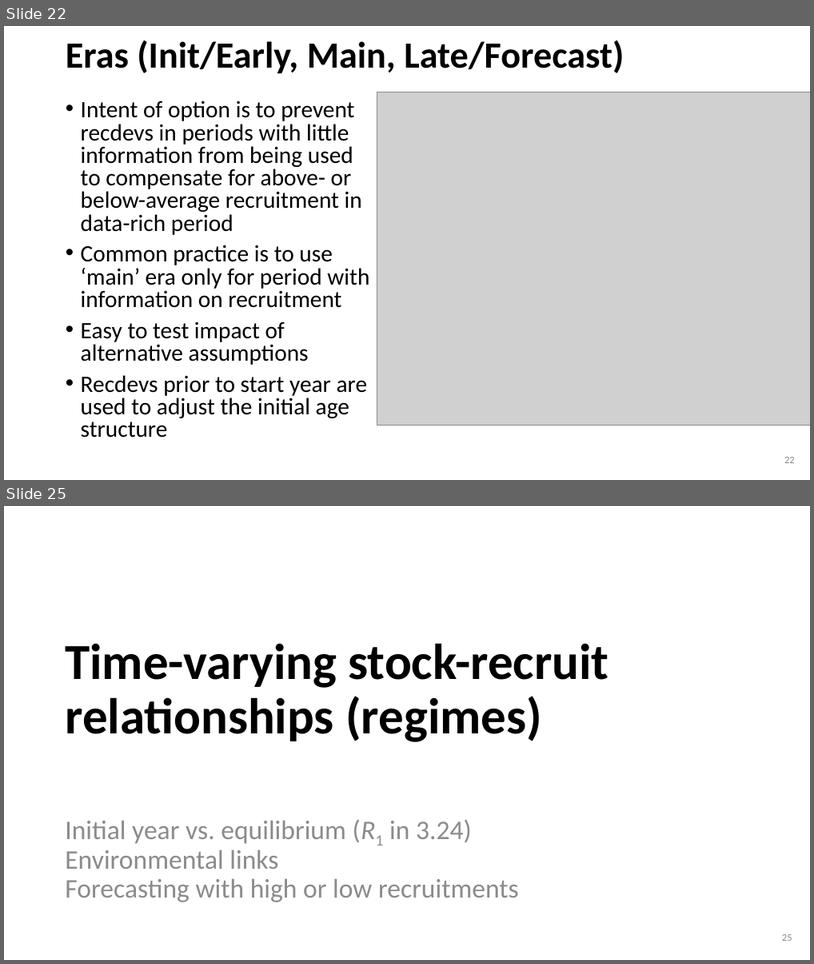
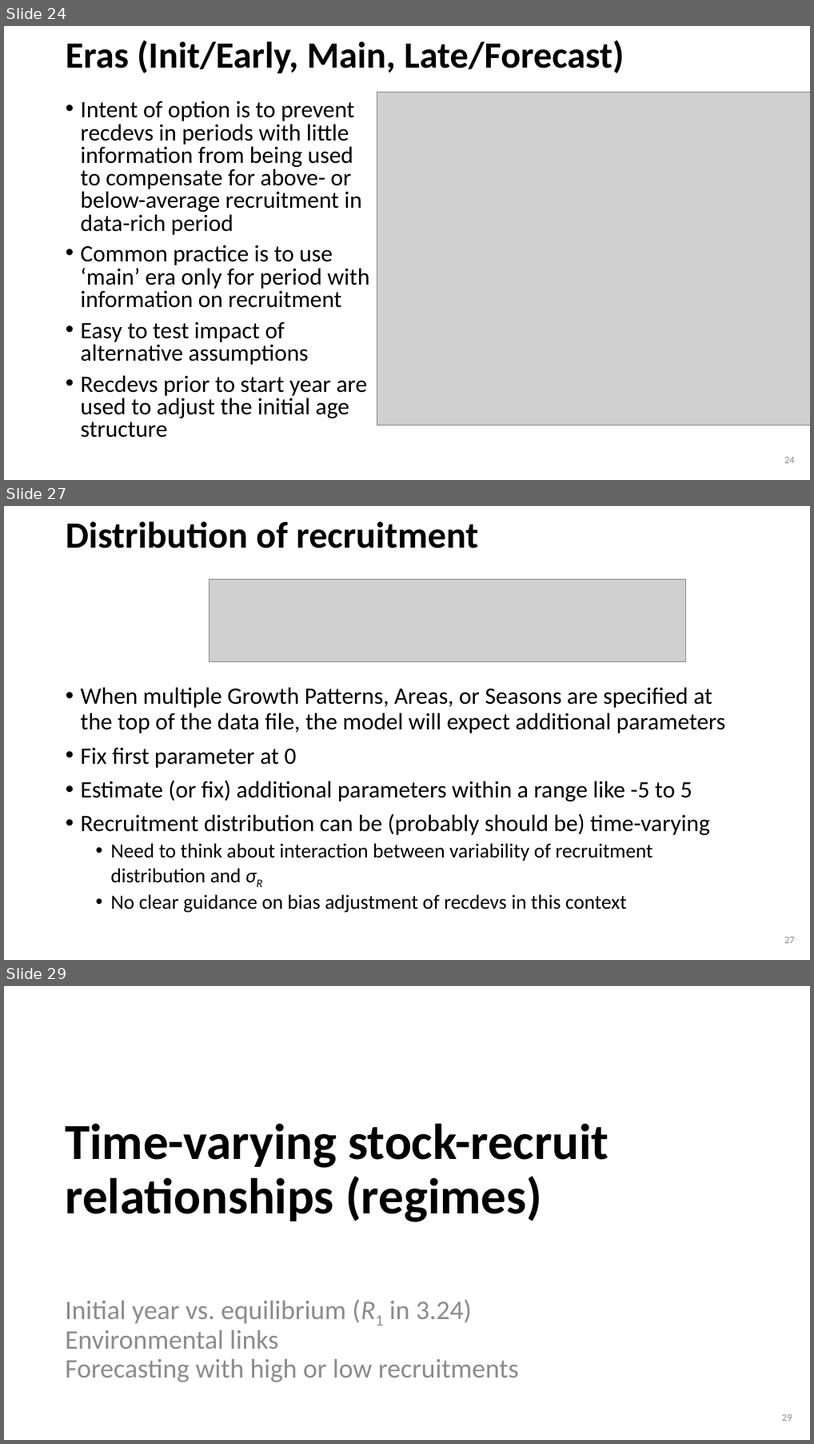
Before and after one commit to iantaylor-NOAA/SSrecruitment, a slide deck: Modeling Recruitment in Stock Synthesis.pptx. Shown one above the other, each under a label of ours: slides 22 and 25 before the commit, slides 24, 27 and 29 after it; the slides between them are not shown. The pictures are 814x964 and 814x1444 pixels, drawn with LibreOffice and Linux fonts; fonts in the diff are those of the drawing; grey boxes stand for pictures. Boxes give left, top, right and bottom in pixels: in the first picture for what was removed or moved away, otherwise in the second. Text is boxed around its words. In the diff, an @@ line names an element or a change of style, - is before the commit and + after.

```diff
--- a/Modeling Recruitment in Stock Synthesis.pptx
+++ b/Modeling Recruitment in Stock Synthesis.pptx
@@ slide 27 added at (x1=4, y1=506, x2=810, y2=960), background #FFFFFF @@
@@ title added at (x1=66, y1=521, x2=478, y2=548), 44 pt, text #000000, bold @@
+Distribution of recruitment
@@ picture added at (x1=209, y1=579, x2=686, y2=661) @@
@@ text added at (x1=81, y1=687, x2=726, y2=912), 28 pt, text #000000 @@
+• When multiple Growth Patterns, Areas, or Seasons are specified at the top of the data file, the model will expect additional parameters
+• Fix first parameter at 0
+• Estimate (or fix) additional parameters within a range like -5 to 5
+• Recruitment distribution can be (probably should be) time-varying
+  • Need to think about interaction between variability of recruitment distribution and σR
+  • No clear guidance on bias adjustment of recdevs in this context
@@ page number added at (x1=785, y1=936, x2=795, y2=943), 12 pt, text #8C8C8C @@
+27
@@ what was slide 22 is now slide 24 @@
@@ page number at (x1=785, y1=456, x2=795, y2=463): text changed @@
-22
+24
@@ what was slide 25 is now slide 29 @@
```
Also in this commit, not shown: 6 slides changed, 6 other slides added, 3 slides removed, 1 other file.
